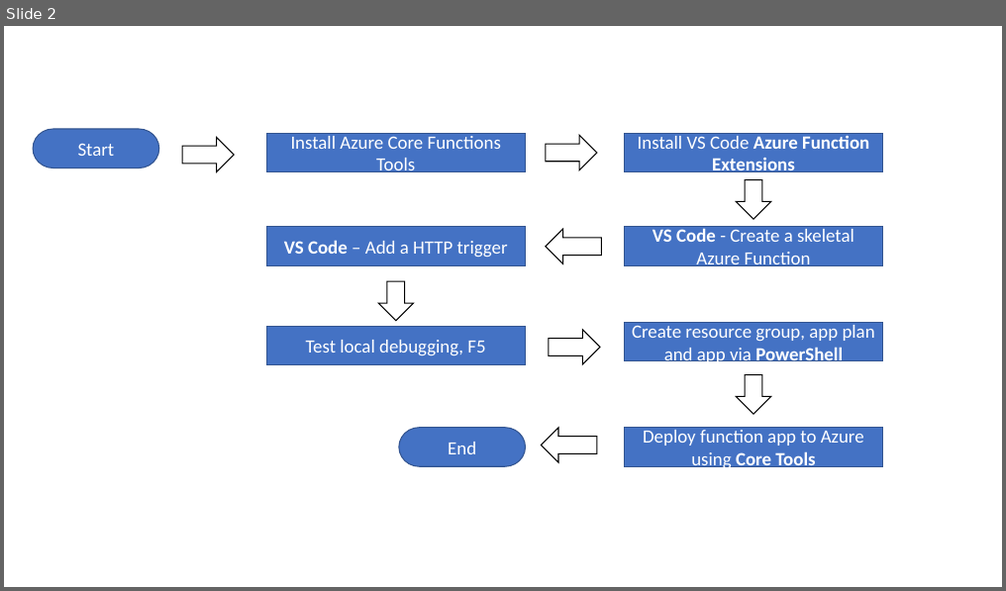
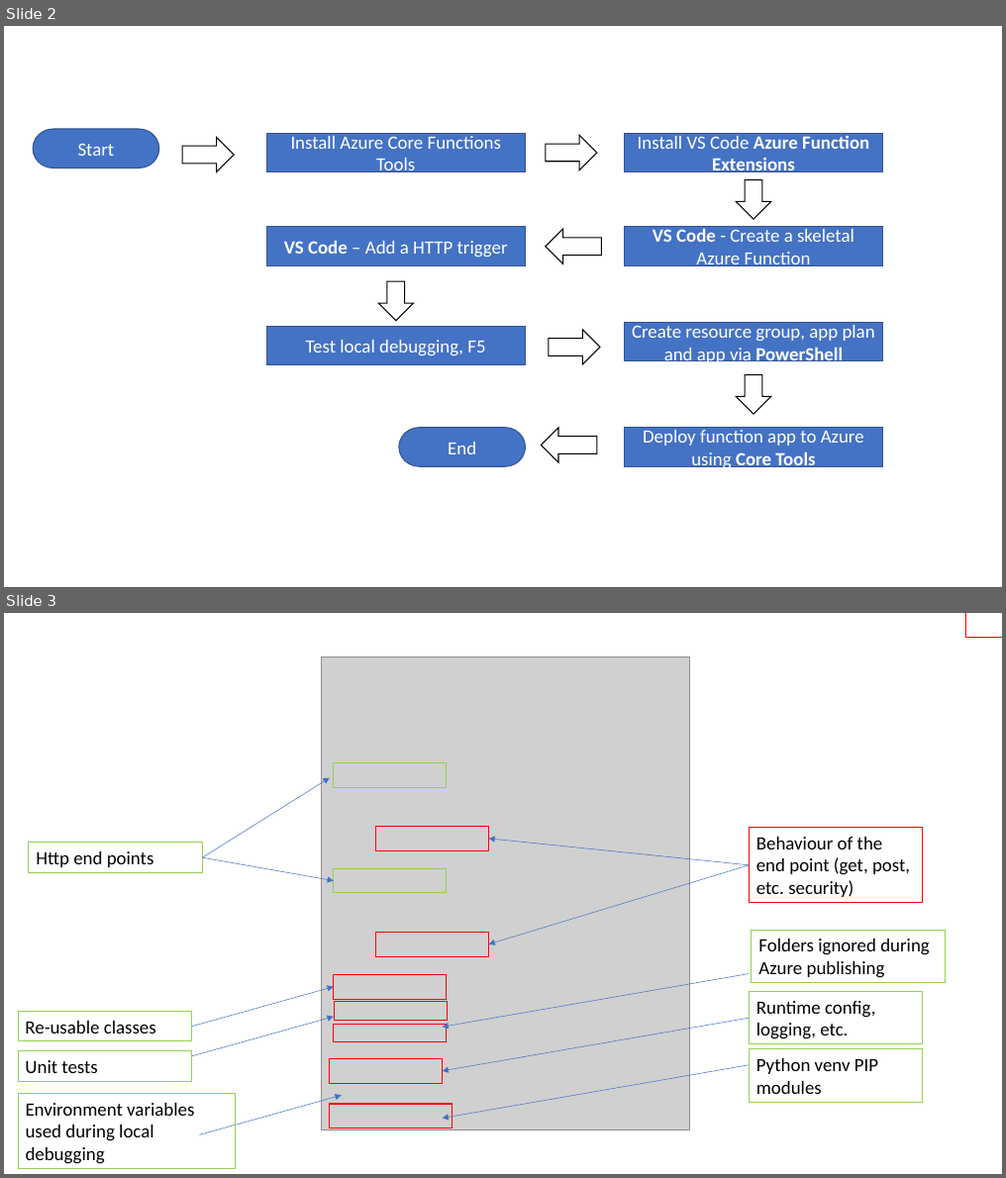
Before and after one commit to sdg002/sdg002.github.io, a slide deck: python-azure-func-101/docs/python_azure_function.pptx. Shown one above the other, each under a label of ours: slide 2 before the commit, slides 2 and 3 after it. The pictures are 1006x591 and 1006x1178 pixels, drawn with LibreOffice and Linux fonts; fonts in the diff are those of the drawing; grey boxes stand for pictures. Boxes give left, top, right and bottom in pixels: in the first picture for what was removed or moved away, otherwise in the second. Text is boxed around its words. In the diff, an @@ line names an element or a change of style, - is before the commit and + after.

Commit message:
Completed adding new function end point

```diff
--- a/python-azure-func-101/docs/python_azure_function.pptx
+++ b/python-azure-func-101/docs/python_azure_function.pptx
@@ slide 3 added at [4, 613, 1002, 1174], background #FFFFFF @@
@@ rectangle added at [966, 613, 1002, 638], outline #FF0000 1 pt @@
@@ picture added at [322, 657, 690, 1130] @@
@@ arrow added from (202, 858) to (330, 777), #4472C4 0.5 pt @@
@@ rectangle added at [334, 762, 446, 787], outline #92D050 1 pt @@
@@ rectangle added at [29, 843, 202, 872], outline #92D050 0.75 pt, 18 pt, text #000000 @@
+Http end points
@@ rectangle added at [376, 827, 488, 851], outline #FF0000 1 pt @@
@@ arrow added from (748, 865) to (489, 839), #4472C4 0.5 pt @@
@@ rectangle added at [748, 828, 923, 903], outline #FF0000 0.75 pt, 18 pt, text #000000 @@
+Behaviour of the end point (get, post, etc. security)
@@ arrow added from (202, 858) to (334, 881), #4472C4 0.5 pt @@
@@ rectangle added at [334, 869, 446, 894], outline #92D050 1 pt @@
@@ arrow added from (748, 865) to (489, 945), #4472C4 0.5 pt @@
@@ rectangle added at [376, 932, 488, 957], outline #FF0000 1 pt @@
@@ rectangle added at [751, 930, 945, 983], outline #92D050 0.75 pt, 18 pt, text #000000 @@
+Folders ignored during Azure publishing
@@ arrow added from (192, 1027) to (334, 987), #4472C4 0.5 pt @@
@@ rectangle added at [334, 974, 446, 999], outline #FF0000 1 pt @@
@@ arrow added from (748, 973) to (442, 1027), #4472C4 0.5 pt @@
@@ rectangle added at [748, 992, 923, 1045], outline #92D050 0.75 pt, 18 pt, text #000000 @@
+Runtime config, logging, etc.
@@ rectangle added at [18, 1011, 192, 1042], outline #92D050 0.75 pt, 18 pt, text #000000 @@
+Re-usable classes
@@ arrow added from (192, 1057) to (334, 1017), #4472C4 0.5 pt @@
@@ rectangle added at [334, 1002, 447, 1021], outline #FF0000 1 pt @@
@@ rectangle added at [334, 1024, 446, 1043], outline #FF0000 1 pt @@
@@ arrow added from (748, 1018) to (442, 1071), #4472C4 0.5 pt @@
@@ rectangle added at [18, 1051, 192, 1081], outline #92D050 0.75 pt, 18 pt, text #000000 @@
+Unit tests
@@ rectangle added at [748, 1050, 923, 1103], outline #92D050 0.75 pt, 18 pt, text #000000 @@
+Python venv PIP modules
@@ rectangle added at [330, 1059, 442, 1084], outline #FF0000 1 pt @@
@@ arrow added from (748, 1065) to (442, 1118), #4472C4 0.5 pt @@
@@ rectangle added at [18, 1093, 236, 1169], outline #92D050 0.75 pt, 18 pt, text #000000 @@
+Environment variables used during local debugging
@@ arrow added from (199, 1136) to (342, 1096), #4472C4 0.5 pt @@
@@ rectangle added at [330, 1104, 451, 1129], outline #FF0000 1 pt @@
```
Also in this commit, not shown: 5 other files.
